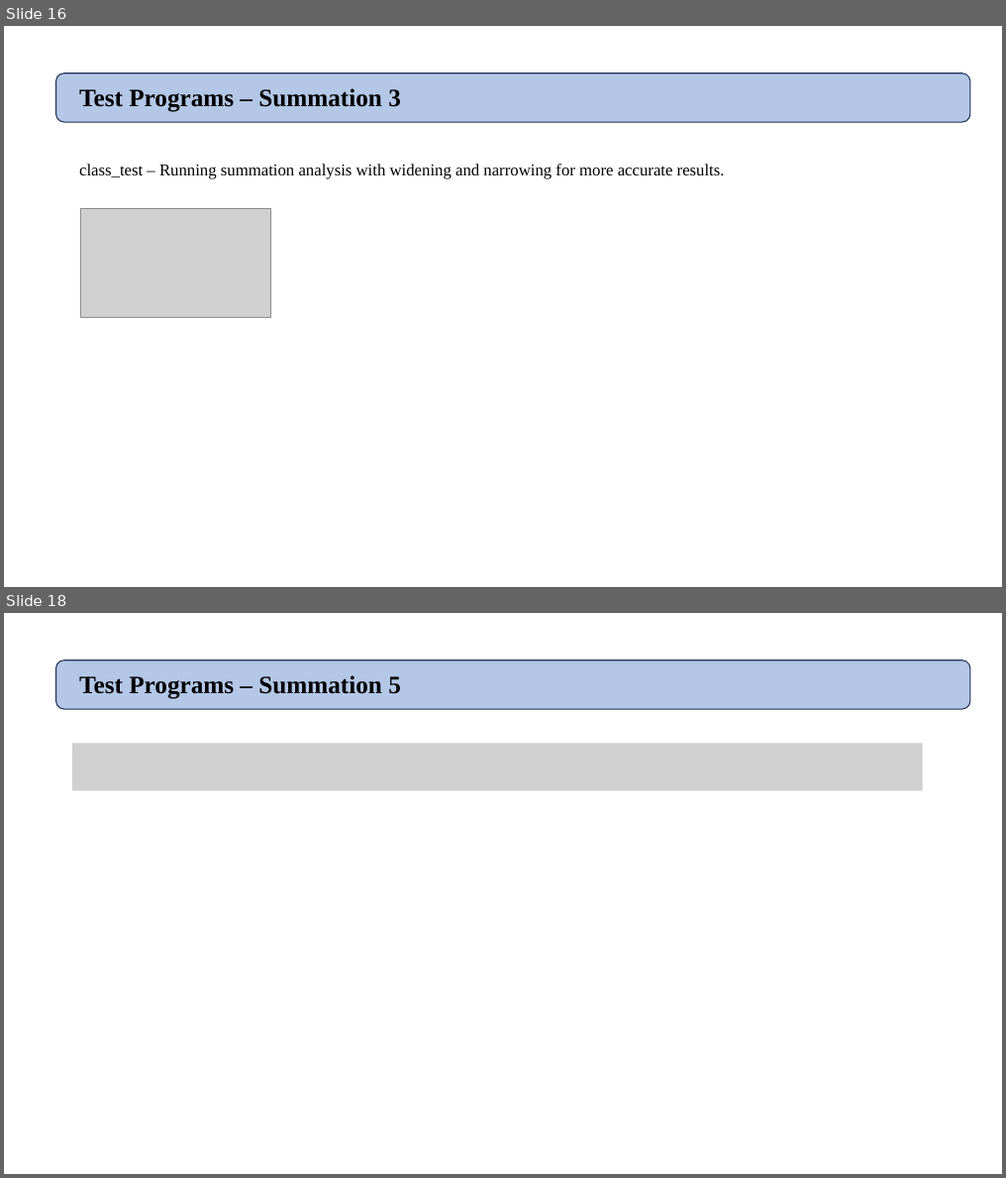
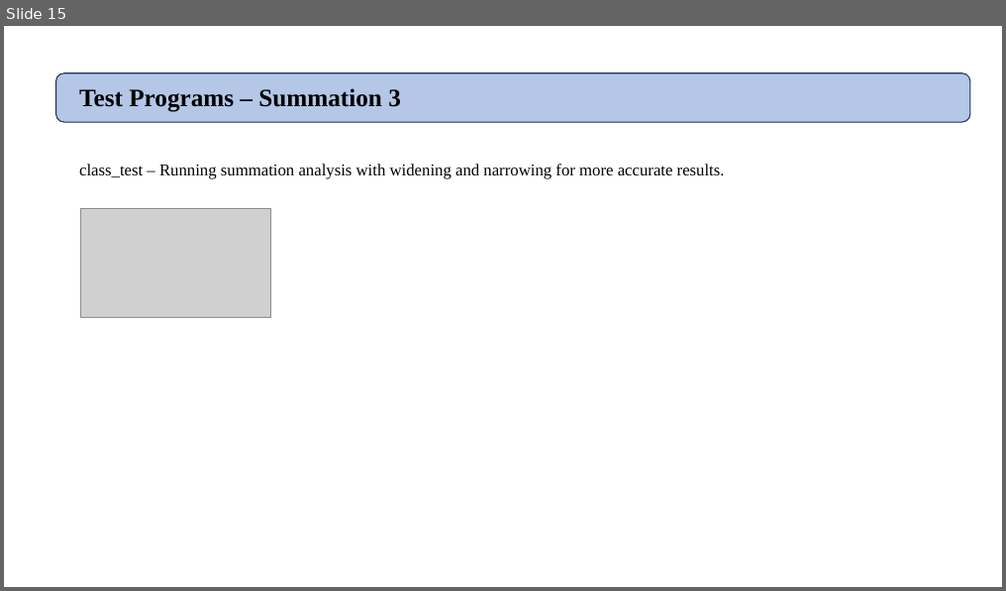
Before and after one commit to shahak2/program-analysis-and-verification, a slide deck: docs/paav architecture.pptx. Shown one above the other, each under a label of ours: slides 16 and 18 before the commit, slide 15 after it; the slides between them are not shown. The pictures are 1006x1178 and 1006x591 pixels, drawn with LibreOffice and Linux fonts; fonts in the diff are those of the drawing; grey boxes stand for pictures. Boxes give left, top, right and bottom in pixels: in the first picture for what was removed or moved away, otherwise in the second. Text is boxed around its words. In the diff, an @@ line names an element or a change of style, - is before the commit and + after.

```diff
--- a/docs/paav architecture.pptx
+++ b/docs/paav architecture.pptx
@@ slide 18 removed at bbox=[4, 613, 1002, 1174], background #FFFFFF @@
@@ rounded rectangle removed at bbox=[55, 661, 970, 709] @@
@@ text removed at bbox=[79, 675, 401, 699] @@
-Test Programs – Summation 5
@@ picture removed at bbox=[72, 744, 923, 791] @@
@@ what was slide 16 is now slide 15 @@
```
Also in this commit, not shown: 7 slides changed, 1 slide added, 1 other slide removed, 16 other files.
